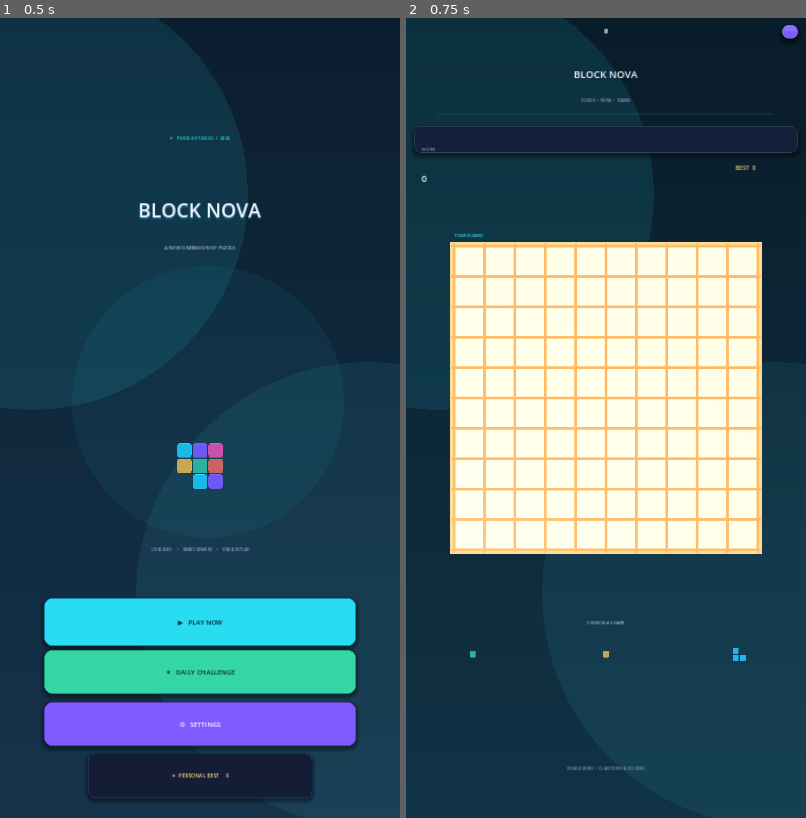
Above: before the commit, frames 1-2 (left to right).
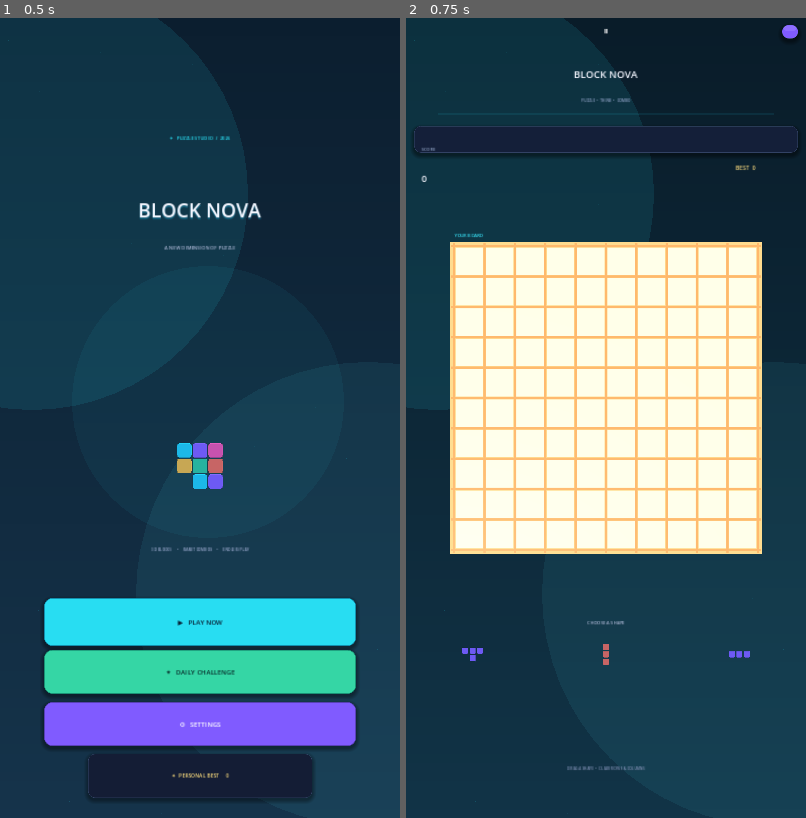
Above: after the commit, the same moments.

Repository: mahdialloui01-art/BlockNova
Game: Godot game, scene res://scenes/main.tscn
Same seed, same stepped clock (60 frames per second), same inputs: the game is played once before the commit and once after it.
Inputs:
- Up to frame 1 (0.5 s): no input
- Up to frame 2 (0.75 s): click "▶ PLAY NOW" at 0.5 s

Frame 1 is identical in both runs. In frame 2, 0.1% of the frame differs, in the area x 14-86%, y 78-81%.
Error after the commit: Invalid call. Nonexistent function 'set_resume_available (via call)' in base 'CanvasLayer (home_screen.gd)'. (res://scripts/main.gd:384)

Commit message:
Add persistent game sessions and deterministic RNG resume

Diff:
--- a/scripts/main.gd
+++ b/scripts/main.gd
@@ -45,6 +45,7 @@
 var daily_date_key := ""
 var daily_best := 0
 var config: ConfigFile
+var game_rng := RandomNumberGenerator.new()
 var home_ui: CanvasLayer
 var _sfx_players: Dictionary = {}
 var _music_player: AudioStreamPlayer
@@ -379,9 +380,12 @@
 	home_ui.connect("play_requested", Callable(self, "_on_home_play"))
 	home_ui.connect("settings_requested", Callable(self, "_on_home_settings"))
 	home_ui.connect("daily_challenge_requested", Callable(self, "_on_home_daily_challenge"))
+	home_ui.connect("resume_requested", Callable(self, "_on_home_resume"))
+	home_ui.call("set_resume_available", _has_saved_session())
 
 func _on_home_play() -> void:
 	_play_sfx("ui")
+	_clear_saved_session()
 	daily_mode = false
 	daily_date_key = ""
 	daily_best = 0
@@ -391,6 +395,7 @@
 
 func _on_home_daily_challenge() -> void:
 	_play_sfx("ui")
+	_clear_saved_session()
 	daily_mode = true
 	_restart_current_mode()
 	if is_instance_valid(home_ui):
@@ -399,14 +404,14 @@
 func _seed_daily_challenge() -> void:
 	var date := Time.get_date_dict_from_system()
 	daily_date_key = "%04d-%02d-%02d" % [int(date["year"]), int(date["month"]), int(date["day"])]
-	seed(int(date["year"]) * 10000 + int(date["month"]) * 100 + int(date["day"]))
+	game_rng.seed = int(date["year"]) * 10000 + int(date["month"]) * 100 + int(date["day"])
 	daily_best = int(config.get_value("daily_records", daily_date_key, 0))
 
 func _restart_current_mode() -> void:
 	if daily_mode:
 		_seed_daily_challenge()
 	else:
-		randomize()
+		game_rng.randomize()
 	_reset_game()
 
 func _on_home_settings() -> void:
@@ -421,6 +426,135 @@
 	config.set_value("settings", "sound", sound_enabled)
 	config.set_value("settings", "vibration", vibration_enabled)
 	config.save("user://blocknova.cfg")
+
+func _current_date_key() -> String:
+	var date := Time.get_date_dict_from_system()
+	return "%04d-%02d-%02d" % [int(date["year"]), int(date["month"]), int(date["day"])]
+
+func _has_saved_session() -> bool:
+	return config != null and bool(config.get_value("session", "available", false))
+
+func _clear_saved_session() -> void:
+	if config == null:
+		return
+	config.set_value("session", "available", false)
+	config.save("user://blocknova.cfg")
+	if is_instance_valid(home_ui):
+		home_ui.call("set_resume_available", false)
+
+func _valid_saved_board(value: Variant) -> bool:
+	if not (value is Array) or value.size() != GRID:
+		return false
+	for row in value:
+		if not (row is Array) or row.size() != GRID:
+			return false
+		for cell_value in row:
+			if not (cell_value is int) or int(cell_value) < -1 or int(cell_value) >= COLORS.size():
+				return false
+	return true
+
+func _valid_saved_pieces(value: Variant) -> bool:
+	if not (value is Array) or value.size() != 3:
+		return false
+	for shape in value:
+		if not (shape is Array):
+			return false
+		for coordinate in shape:
+			if not (coordinate is Vector2i):
+				return false
+			if coordinate.x < 0 or coordinate.y < 0 or coordinate.x >= 4 or coordinate.y >= 4:
+				return false
+	return true
+
+func _save_session() -> void:
+	if config == null:
+		return
+	if game_over:
+		_clear_saved_session()
+		return
+	if screen != Screen.PLAYING and screen != Screen.PAUSED:
+		return
+	if not _valid_saved_board(board) or not _valid_saved_pieces(pieces) or piece_colors.size() != 3:
+		return
+	var saved_colors: Array[String] = []
+	for color in piece_colors:
+		if not (color is Color):
+			return
+		saved_colors.append(color.to_html(true))
+	config.set_value("session", "available", true)
+	config.set_value("session", "version", 1)
+	config.set_value("session", "board", board.duplicate(true))
+	config.set_value("session", "pieces", pieces.duplicate(true))
+	config.set_value("session", "piece_colors", saved_colors)
+	config.set_value("session", "score", score)
+	config.set_value("session", "combo_streak", combo_streak)
+	config.set_value("session", "daily_mode", daily_mode)
+	config.set_value("session", "daily_date_key", daily_date_key)
+	config.set_value("session", "daily_best", daily_best)
+	config.set_value("session", "rng_state", game_rng.state)
+	config.set_value("session", "placement_note_index", placement_note_index)
+	config.save("user://blocknova.cfg")
+	if is_instance_valid(home_ui):
+		home_ui.call("set_resume_available", true)
+
+func _restore_saved_session() -> bool:
+	if not _has_saved_session() or int(config.get_value("session", "version", 0)) != 1:
+		return false
+	var saved_board: Variant = config.get_value("session", "board", [])
+	var saved_pieces: Variant = config.get_value("session", "pieces", [])
+	var saved_colors: Variant = config.get_value("session", "piece_colors", [])
+	if not _valid_saved_board(saved_board) or not _valid_saved_pieces(saved_pieces):
+		return false
+	if not (saved_colors is Array) or saved_colors.size() != 3:
+		return false
+	var restored_colors: Array[Color] = []
+	for color_text in saved_colors:
+		if not (color_text is String) or color_text.is_empty():
+			return false
+		restored_colors.append(Color.from_string("#" + color_text.trim_prefix("#"), Color.WHITE))
+	var restored_daily_mode := bool(config.get_value("session", "daily_mode", false))
+	var restored_date := str(config.get_value("session", "daily_date_key", ""))
+	if restored_daily_mode and restored_date != _current_date_key():
+		return false
+	var restored_rng_state: Variant = config.get_value("session", "rng_state", null)
+	if not (restored_rng_state is int):
+		return false
+	board = saved_board.duplicate(true)
+	pieces = saved_pieces.duplicate(true)
+	piece_colors = restored_colors
+	score = maxi(0, int(config.get_value("session", "score", 0)))
+	combo_streak = maxi(0, int(config.get_value("session", "combo_streak", 0)))
+	daily_mode = restored_daily_mode
+	daily_date_key = restored_date
+	daily_best = maxi(0, int(config.get_value("session", "daily_best", 0)))
+	if daily_mode:
+		daily_best = maxi(daily_best, int(config.get_value("daily_records", daily_date_key, 0)))
+	game_rng.state = int(restored_rng_state)
+	placement_note_index = posmod(int(config.get_value("session", "placement_note_index", 0)), 12)
+	selected = -1
+	dragging = false
+	drag_cell_offset = Vector2i.ZERO
+	game_over = false
+	screen = Screen.PLAYING
+	best = maxi(best, score)
+	if is_instance_valid(home_ui):
+		home_ui.call("set_best_score", best)
+		home_ui.call("set_resume_available", true)
+	_update_music_state()
+	queue_redraw()
+	return true
+
+func _on_home_resume() -> void:
+	_play_sfx("ui")
+	if not _restore_saved_session():
+		_clear_saved_session()
+		return
+	if is_instance_valid(home_ui):
+		home_ui.call("set_ui_visible", false)
+
+func _notification(what: int) -> void:
+	if what == NOTIFICATION_WM_CLOSE_REQUEST or what == NOTIFICATION_APPLICATION_PAUSED:
+		_save_session()
 
 func _layout() -> void:
 	var w := size.x
@@ -451,8 +585,8 @@
 	pieces.clear()
 	piece_colors.clear()
 	for i in range(3):
-		pieces.append(SHAPES[randi_range(0, SHAPES.size() - 1)].duplicate())
-		piece_colors.append(COLORS[randi_range(0, COLORS.size() - 1)])
+		pieces.append(SHAPES[game_rng.randi_range(0, SHAPES.size() - 1)].duplicate())
+		piece_colors.append(COLORS[game_rng.randi_range(0, COLORS.size() - 1)])
 	if not _any_move():
 		game_over = true
 		_play_sfx("gameover")
@@ -681,6 +815,7 @@
 				screen=Screen.PLAYING
 			elif pos.y >= h*0.59 and pos.y <= h*0.67:
 				_play_sfx("ui")
+				_save_session()
 				screen=Screen.HOME
 				selected=-1
 			queue_redraw()
@@ -692,12 +827,14 @@
 					_restart_current_mode()
 				elif pos.y >= h*0.59 and pos.y <= h*0.67:
 					_play_sfx("ui")
+					_clear_saved_session()
 					screen=Screen.HOME
 				queue_redraw()
 				return
 			if pos.x >= w-78 and pos.y < 70:
 				_play_sfx("ui")
 				screen=Screen.PAUSED
+				_save_session()
 				queue_redraw()
 				return
 			var center_y := tray_y+55
@@ -828,6 +965,10 @@
 		game_over=true
 		_play_sfx("gameover")
 		_trigger_haptic(72, 0.56)
+	if game_over:
+		_clear_saved_session()
+	else:
+		_save_session()
 	queue_redraw()
 
 func _clear_lines() -> int:
